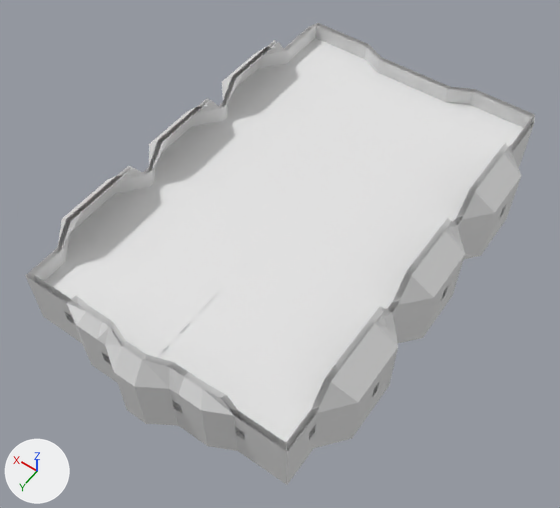
Before and after pictures for a commit that changed the OBJ model models/ScianySufitPodloga.obj.
Camera for both pictures: a 50 mm lens placed at (-102.8, 110.8, 216.1), pointed at (-6.9, -23.5, 5.1). Arrows for +X, +Y and +Z are at lower left; the lights stay in place. Where no turn or scale is listed for an object, it has been applied to the vertices.

Objects in the first picture: 'ScianySufitPodloga'.
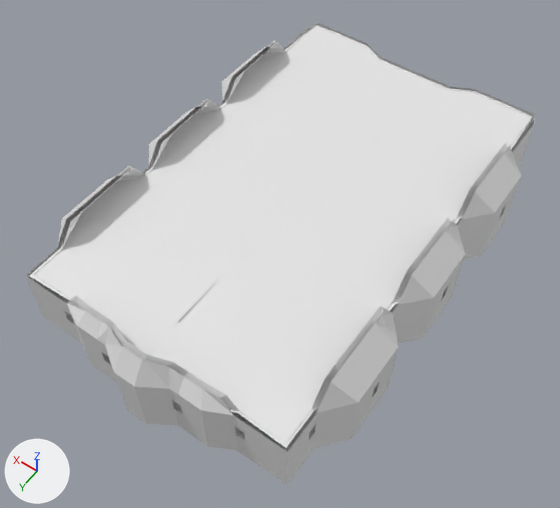
Commit message: modele poprawianie

Patch to the scene script:
```diff
--- a/models/ScianySufitPodloga.obj.py
+++ b/models/ScianySufitPodloga.obj.py
@@ me_scianysufitpodloga @@
 me_scianysufitpodloga.from_pydata(...)  # 5149 vertices, 9516 faces; spans x -62.0..53.0, y -121.0..49.0, z -2.0..30.0
 # used by ob_scianysufitpodloga; location = (0.0, 0.0, 0.0)
+# me_scianysufitpodloga part 1: the loose piece of 84 vertices spanning x -5.0..53.0, y -120.0..48.0, z 15.0 is moved by (0.0, 0.0, 6.0)
+# me_scianysufitpodloga part 2: the loose piece of 84 vertices spanning x -62.0..-4.0, y -120.0..48.0, z 15.0 is moved by (0.0, 0.0, 6.0)
```

Changed parts and their boxes (x1, y1, x2, y2) in the pictures (560 x 508 px; the box of a moved part takes in the faces that stretch with it):
part 1 of me_scianysufitpodloga, moved or reshaped
    before: (45, 38, 410, 358)
    after: (30, 25, 413, 355)
part 2 of me_scianysufitpodloga, moved or reshaped
    before: (158, 87, 526, 452)
    after: (149, 73, 532, 448)
